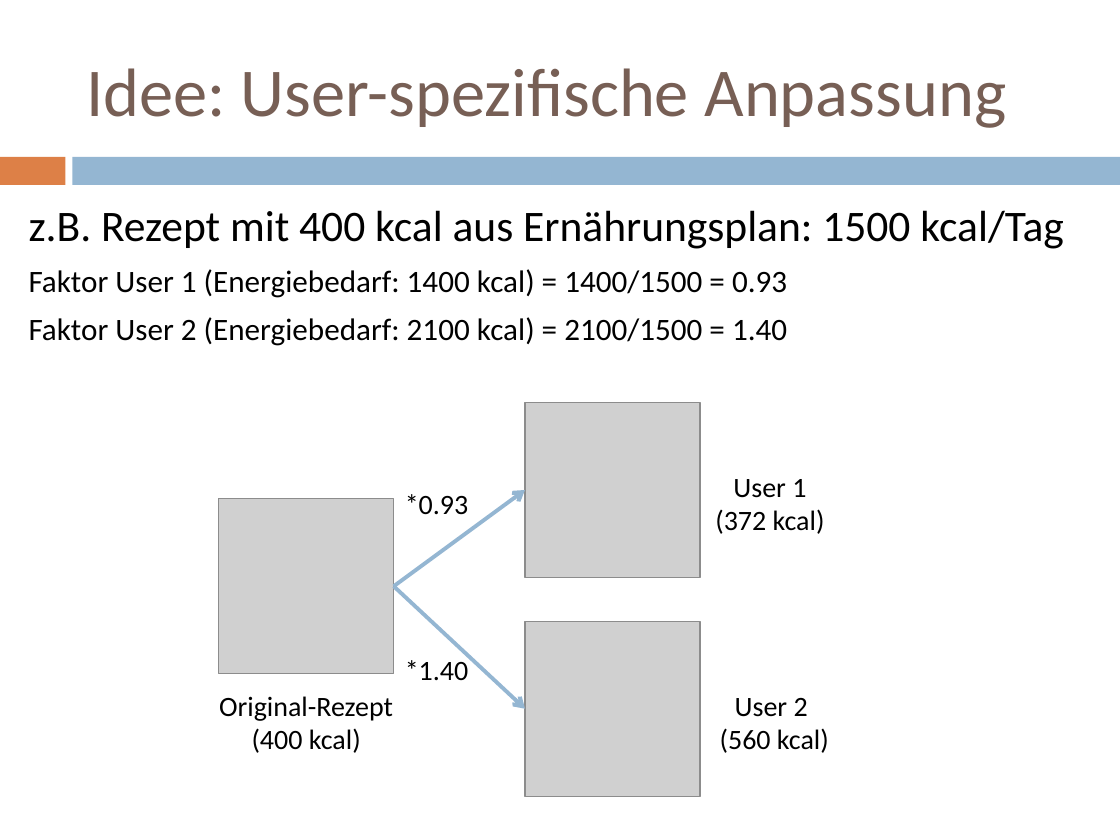
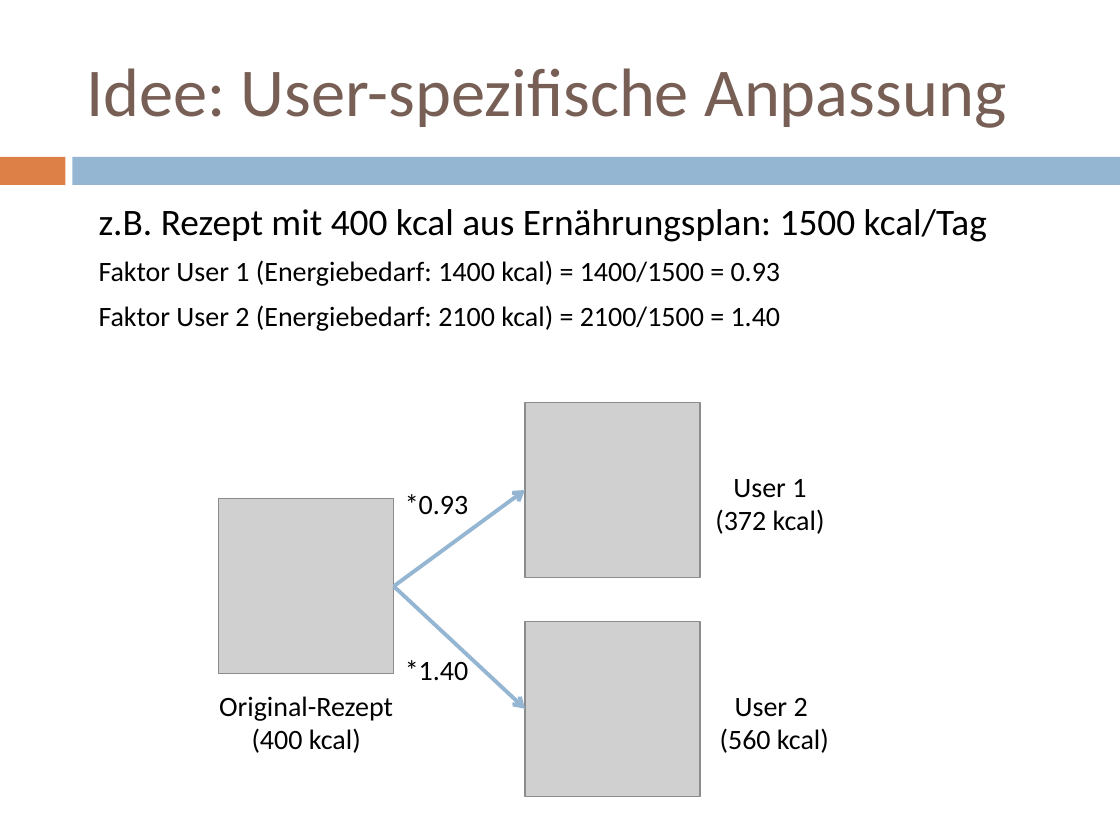
Before and after one commit to rklonner/eatBalanced, a slide deck: slide 5 of docs/EatBalanced_Presentation_Klonner.pptx. Drawn at 1120x840 pixels with LibreOffice and Linux fonts; fonts in the diff are those of the drawing; grey boxes stand for pictures. Boxes give left, top, right and bottom in pixels: in the first picture for what was removed or moved away, otherwise in the second. Text is boxed around its words. In the diff, an @@ line names an element or a change of style, - is before the commit and + after.

```diff
--- a/docs/EatBalanced_Presentation_Klonner.pptx
+++ b/docs/EatBalanced_Presentation_Klonner.pptx
@@ text "z.B. Rezept mit 400 kcal ...": place and size @@
-text "z.B. Rezept mit 400 kcal ..." at [29,210,1064,346]
+text "z.B. Rezept mit 400 kcal ..." at [99,209,987,331]
@@ text "z.B. Rezept mit 400 kcal ..." at [99,209,987,331]: size 28 to 24 pt in "z.B. Rezept mit 400 kcal aus Ernährungsplan: ..."; size 20 to 18 pt in "Faktor User 1 (Energiebedarf: 1400 kcal) = ...", "Faktor User 2 (Energiebedarf: 2100 kcal) = ..." @@
```
Also in this commit, not shown: 3 other slides changed, 4 other files.
